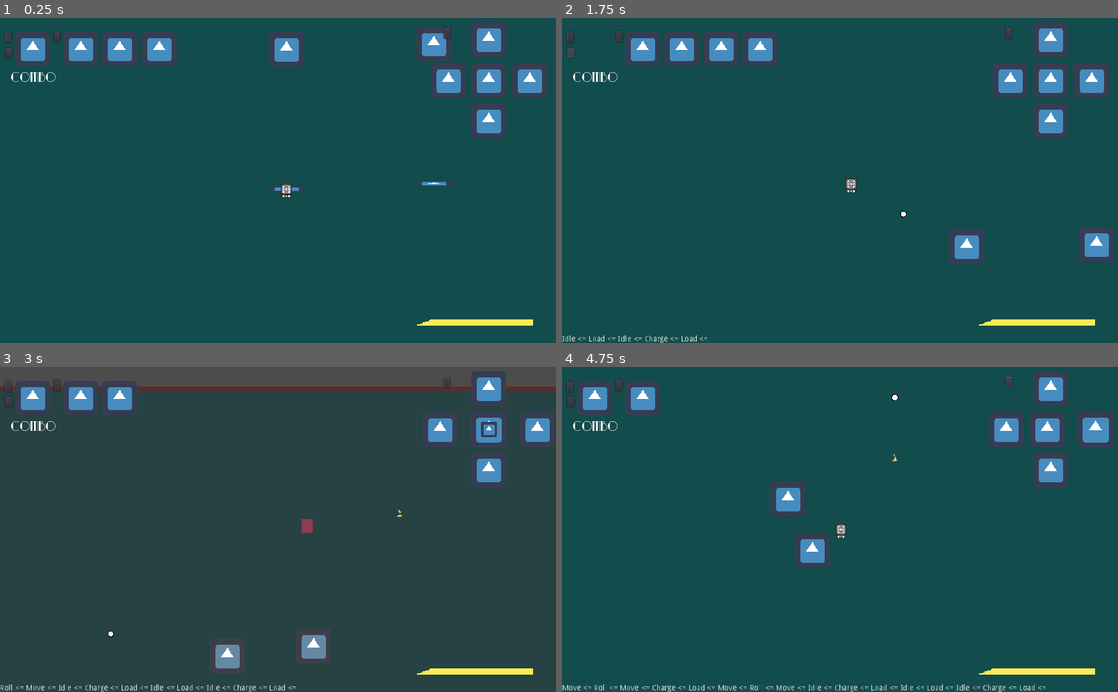
Above: before the commit, frames 1-4 (two rows, left to right).
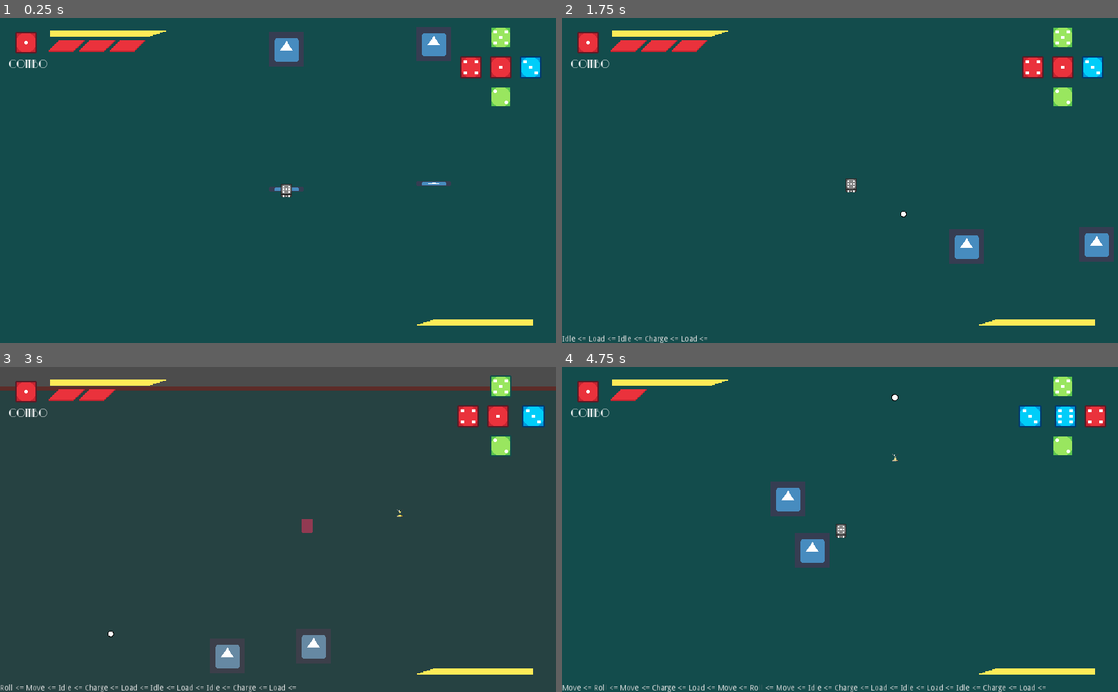
Above: after the commit, the same moments.

Repository: andrebariani/gmtk2022
Game: Godot game, scene res://src/Main.tscn
Same seed, same stepped clock (60 frames per second), same inputs: the game is played once before the commit and once after it. The engine's default icon, where the game draws it, is replaced by a stand-in: a white triangle on a blue panel in a dark square.
Inputs (mouse positions are in pixels of both pictures, inside the frame that each line leads up to):
- Up to frame 1 (0.25 s): no input
- Up to frame 2 (1.75 s): click (617, 37) at 0.52 s; click (573, 53) at 1.27 s
- Up to frame 3 (3 s): click (444, 383) at 2.02 s; tap Enter (ui_accept) at 2.75 s; move the mouse to (400, 513) at 2.77 s; hold D (move_right) from 2.78 s (still down); tap Space (roll) at 2.85 s
- Up to frame 4 (4.75 s): tap Enter (ui_accept) at 3.02, 3.77 s; move the mouse to (728, 545) at 3.52 s; release D (move_right) at 3.53 s; hold S (move_down) 3.53-4.28 s; click (728, 545) at 3.6 s; tap Space (roll) at 3.8, 4.35 s; move the mouse to (895, 458) at 4.27 s; hold D (move_right) from 4.28 s (still down)

The runs differ from the first frame. In frame 1, 6.9% of the frame differs, in the area x 0-99%, y 1-95%; in frame 2, 7.2%; in frame 3, 4.4%; in frame 4, 5.8%.

Commit message:
rework da ui

Diff:
--- a/src/entities/player/DieFace.gd
+++ b/src/entities/player/DieFace.gd
@@ -16,10 +16,10 @@
 
 func roll_down():
 	var f = faces.duplicate()
-	faces[Constants.FRONT] = f[Constants.TOP]
-	faces[Constants.TOP] = f[Constants.BEHIND]
-	faces[Constants.BEHIND] = f[Constants.DOWN]
-	faces[Constants.DOWN] = f[Constants.FRONT]
+	faces[Constants.BEHIND] = f[Constants.TOP]
+	faces[Constants.TOP] = f[Constants.FRONT]
+	faces[Constants.FRONT] = f[Constants.DOWN]
+	faces[Constants.DOWN] = f[Constants.BEHIND]
 
 func roll_right():
 	var f = faces.duplicate()
@@ -30,10 +30,10 @@
 
 func roll_up():
 	var f = faces.duplicate()
-	faces[Constants.BEHIND] = f[Constants.TOP]
-	faces[Constants.TOP] = f[Constants.FRONT]
-	faces[Constants.FRONT] = f[Constants.DOWN]
-	faces[Constants.DOWN] = f[Constants.BEHIND]
+	faces[Constants.FRONT] = f[Constants.TOP]
+	faces[Constants.TOP] = f[Constants.BEHIND]
+	faces[Constants.BEHIND] = f[Constants.DOWN]
+	faces[Constants.DOWN] = f[Constants.FRONT]
 
 
 func get_face(face):
--- a/src/ui/Combo.gd
+++ b/src/ui/Combo.gd
@@ -17,9 +17,9 @@
 func trigger_combo():
 	back.visible = false
 	tween.interpolate_property(popper, "rect_position",
-		Vector2(0, 0), Vector2(305, 0), 0.3, Tween.TRANS_QUAD, Tween.EASE_IN, 0.1)
+		Vector2(0, 0), Vector2(280, 0), 0.3, Tween.TRANS_QUAD, Tween.EASE_IN, 0.1)
 	tween.interpolate_property(popper, "rect_position",
-		Vector2(305, 0), Vector2(0, 0), 0.25, Tween.TRANS_BACK, Tween.EASE_IN, 0.45)
+		Vector2(280, 0), Vector2(0, 0), 0.25, Tween.TRANS_BACK, Tween.EASE_IN, 0.45)
 
 	tween.interpolate_property(popper, "rect_rotation",
 		0, 360, 0.4, Tween.TRANS_BACK)
--- a/src/ui/DiceFaces.gd
+++ b/src/ui/DiceFaces.gd
@@ -5,7 +5,7 @@
 
 onready var face_positions = {
 	Constants.TOP:[Vector2(0, 0), Vector2(1, 1)],
-	Constants.DOWN:[Vector2(16, 16), Vector2(0.5, 0.5)],
+	Constants.DOWN:[Vector2(10, 10), Vector2(0.5, 0.5)],
 	Constants.LEFT:[Vector2(-face_distance, 0), Vector2(1, 1)],
 	Constants.RIGHT:[Vector2(face_distance, 0), Vector2(1, 1)],
 	Constants.BEHIND:[Vector2(0, -face_distance), Vector2(1, 1)],
--- a/src/ui/Healthbar.gd
+++ b/src/ui/Healthbar.gd
@@ -1,19 +1,20 @@
 extends Control
 
 onready var tween = $Tween
+onready var hps = $Slots
 
 func set_health(health):
-	for i in range(get_child_count()-1):
+	for i in range(hps.get_child_count()):
 		if i <= health-1:
-			if !get_child(i).visible:
-				get_child(i).visible = true
-				tween.interpolate_property(get_child(i), 'rect_scale',
+			if !hps.get_child(i).visible:
+				hps.get_child(i).visible = true
+				tween.interpolate_property(hps.get_child(i), 'rect_scale',
 					null, Vector2(1, 1), 0.1, Tween.TRANS_BACK, Tween.EASE_IN)
 		else:
-			if get_child(i).visible:
-				tween.interpolate_property(get_child(i), 'rect_scale',
+			if hps.get_child(i).visible:
+				tween.interpolate_property(hps.get_child(i), 'rect_scale',
 					null, Vector2(0, 0), 0.1, Tween.TRANS_BACK, Tween.EASE_IN)
-				tween.interpolate_property(get_child(i), 'visible',
+				tween.interpolate_property(hps.get_child(i), 'visible',
 					null, false, 0.1, Tween.TRANS_BACK, Tween.EASE_IN, 0.1)
 
 		tween.start()
--- a/src/ui/UI.gd
+++ b/src/ui/UI.gd
@@ -14,6 +14,7 @@
 	$HealthButton.visible = debug
 	$DiceButton.visible = debug
 	$ComboButton.visible = debug
+	$FinishButton.visible = debug
 
 
 func set_next_combo_face(face_number):
--- a/src/ui/UI.tscn
+++ b/src/ui/UI.tscn
@@ -1,6 +1,6 @@
-[gd_scene load_steps=11 format=2]
-
-[ext_resource path="res://icon.png" type="Texture" id=1]
+[gd_scene load_steps=17 format=2]
+
+[ext_resource path="res://assets/sprites/ui/health_pip.png" type="Texture" id=1]
 [ext_resource path="res://src/ui/UI.gd" type="Script" id=2]
 [ext_resource path="res://src/ui/Healthbar.gd" type="Script" id=3]
 [ext_resource path="res://assets/fonts/ParkLaneNF.ttf" type="DynamicFontData" id=4]
@@ -8,9 +8,15 @@
 [ext_resource path="res://src/ui/DiceFaces.gd" type="Script" id=6]
 [ext_resource path="res://assets/fonts/RialtoNF.ttf" type="DynamicFontData" id=7]
 [ext_resource path="res://assets/sprites/ui/score_detail.png" type="Texture" id=8]
+[ext_resource path="res://assets/dice/faces/one.png" type="Texture" id=9]
+[ext_resource path="res://assets/dice/faces/six.png" type="Texture" id=10]
+[ext_resource path="res://assets/dice/faces/four.png" type="Texture" id=11]
+[ext_resource path="res://assets/dice/faces/two.png" type="Texture" id=12]
+[ext_resource path="res://assets/dice/faces/five.png" type="Texture" id=13]
+[ext_resource path="res://assets/dice/faces/three.png" type="Texture" id=14]
 
 [sub_resource type="DynamicFont" id=1]
-size = 24
+size = 20
 font_data = ExtResource( 4 )
 
 [sub_resource type="DynamicFont" id=2]
@@ -26,7 +32,8 @@
 "_edit_lock_": true,
 "_edit_use_anchors_": false
 }
-faces = [ ExtResource( 1 ), ExtResource( 1 ), ExtResource( 1 ), ExtResource( 1 ), ExtResource( 1 ), ExtResource( 1 ) ]
+debug = false
+faces = [ ExtResource( 9 ), ExtResource( 12 ), ExtResource( 14 ), ExtResource( 11 ), ExtResource( 13 ), ExtResource( 10 ) ]
 
 [node name="Healthbar" type="Control" parent="."]
 margin_left = 116.0
@@ -38,39 +45,69 @@
 "_edit_use_anchors_": false
 }
 
-[node name="Health1" type="TextureRect" parent="Healthbar"]
+[node name="Slots" type="Control" parent="Healthbar"]
+margin_left = -10.0
+margin_top = -3.0
+margin_right = -10.0
+margin_bottom = -3.0
+__meta__ = {
+"_edit_use_anchors_": false
+}
+
+[node name="Health1" type="TextureRect" parent="Healthbar/Slots"]
+margin_left = 16.0
+margin_top = 51.0
+margin_right = 49.0
+margin_bottom = 62.0
+rect_scale = Vector2( 2, 2 )
 rect_pivot_offset = Vector2( 32, 32 )
 texture = ExtResource( 1 )
 __meta__ = {
-"_edit_lock_": true,
-"_edit_use_anchors_": false
-}
-
-[node name="Health2" type="TextureRect" parent="Healthbar"]
+"_edit_use_anchors_": false
+}
+
+[node name="Health2" type="TextureRect" parent="Healthbar/Slots"]
 margin_left = 72.0
-margin_right = 136.0
-margin_bottom = 64.0
+margin_top = 51.0
+margin_right = 105.0
+margin_bottom = 62.0
+rect_scale = Vector2( 2, 2 )
 rect_pivot_offset = Vector2( 32, 32 )
 texture = ExtResource( 1 )
 __meta__ = {
-"_edit_lock_": true,
-"_edit_use_anchors_": false
-}
-
-[node name="Health3" type="TextureRect" parent="Healthbar"]
-margin_left = 145.0
-margin_right = 209.0
-margin_bottom = 64.0
+"_edit_use_anchors_": false
+}
+
+[node name="Health3" type="TextureRect" parent="Healthbar/Slots"]
+margin_left = 128.0
+margin_top = 51.0
+margin_right = 161.0
+margin_bottom = 62.0
+rect_scale = Vector2( 2, 2 )
 rect_pivot_offset = Vector2( 32, 32 )
 texture = ExtResource( 1 )
 __meta__ = {
-"_edit_lock_": true,
 "_edit_use_anchors_": false
 }
 
 [node name="Tween" type="Tween" parent="Healthbar"]
 
+[node name="Detail" type="TextureRect" parent="Healthbar"]
+modulate = Color( 1, 0.921569, 0.341176, 1 )
+margin_left = -24.0
+margin_top = -2.0
+margin_right = 83.0
+margin_bottom = 4.0
+rect_scale = Vector2( 2, 2 )
+texture = ExtResource( 8 )
+flip_h = true
+flip_v = true
+__meta__ = {
+"_edit_use_anchors_": false
+}
+
 [node name="HealthButton" type="Button" parent="."]
+visible = false
 margin_left = 99.0
 margin_top = 24.0
 margin_right = 111.0
@@ -90,20 +127,20 @@
 }
 
 [node name="Back" type="TextureRect" parent="Combo"]
-margin_right = 64.0
-margin_bottom = 64.0
-texture = ExtResource( 1 )
+margin_right = 40.0
+margin_bottom = 40.0
+texture = ExtResource( 9 )
 __meta__ = {
 "_edit_use_anchors_": false
 }
 
 [node name="Popper" type="TextureRect" parent="Combo"]
-margin_right = 64.0
-margin_bottom = 64.0
-grow_horizontal = 2
-grow_vertical = 2
-rect_pivot_offset = Vector2( 32, 32 )
-texture = ExtResource( 1 )
+margin_right = 40.0
+margin_bottom = 40.0
+grow_horizontal = 2
+grow_vertical = 2
+rect_pivot_offset = Vector2( 20, 20 )
+texture = ExtResource( 9 )
 __meta__ = {
 "_edit_use_anchors_": false
 }
@@ -113,10 +150,10 @@
 anchor_top = 1.0
 anchor_right = 0.5
 anchor_bottom = 1.0
-margin_left = -11.0
-margin_top = 71.0
-margin_right = 76.0
-margin_bottom = 99.0
+margin_left = -14.0
+margin_top = 50.0
+margin_right = 60.0
+margin_bottom = 73.0
 grow_horizontal = 2
 grow_vertical = 2
 custom_fonts/font = SubResource( 1 )
@@ -149,29 +186,31 @@
 [node name="DiceFaces" type="Control" parent="."]
 anchor_left = 1.0
 anchor_right = 1.0
-margin_left = -156.0
-margin_top = 83.0
-margin_right = -156.0
-margin_bottom = 83.0
+margin_left = -122.0
+margin_top = 71.0
+margin_right = -122.0
+margin_bottom = 71.0
 script = ExtResource( 6 )
 __meta__ = {
 "_edit_use_anchors_": false
 }
+face_distance = 55
 
 [node name="6" type="TextureRect" parent="DiceFaces"]
 anchor_left = 0.5
 anchor_top = 0.5
 anchor_right = 0.5
 anchor_bottom = 0.5
-margin_left = 16.0
-margin_top = 16.0
-margin_right = 80.0
-margin_bottom = 80.0
+margin_left = 10.0
+margin_top = 10.0
+margin_right = 74.0
+margin_bottom = 74.0
 grow_horizontal = 2
 grow_vertical = 2
 rect_scale = Vector2( 0.5, 0.5 )
-texture = ExtResource( 1 )
-__meta__ = {
+texture = ExtResource( 10 )
+__meta__ = {
+"_edit_lock_": true,
 "_edit_use_anchors_": false
 }
 
@@ -180,12 +219,13 @@
 anchor_top = 0.5
 anchor_right = 0.5
 anchor_bottom = 0.5
-margin_right = 64.0
-margin_bottom = 64.0
-grow_horizontal = 2
-grow_vertical = 2
-texture = ExtResource( 1 )
-__meta__ = {
+margin_right = 40.0
+margin_bottom = 40.0
+grow_horizontal = 2
+grow_vertical = 2
+texture = ExtResource( 9 )
+__meta__ = {
+"_edit_lock_": true,
 "_edit_use_anchors_": false
 }
 
@@ -194,13 +234,14 @@
 anchor_top = 0.5
 anchor_right = 0.5
 anchor_bottom = 0.5
-margin_top = 75.0
-margin_right = 64.0
-margin_bottom = 139.0
-grow_horizontal = 2
-grow_vertical = 2
-texture = ExtResource( 1 )
-__meta__ = {
+margin_top = 55.0
+margin_right = 40.0
+margin_bottom = 95.0
+grow_horizontal = 2
+grow_vertical = 2
+texture = ExtResource( 12 )
+__meta__ = {
+"_edit_lock_": true,
 "_edit_use_anchors_": false
 }
 
@@ -209,13 +250,14 @@
 anchor_top = 0.5
 anchor_right = 0.5
 anchor_bottom = 0.5
-margin_left = 75.0
-margin_right = 139.0
-margin_bottom = 64.0
-grow_horizontal = 2
-grow_vertical = 2
-texture = ExtResource( 1 )
-__meta__ = {
+margin_left = 55.0
+margin_right = 95.0
+margin_bottom = 40.0
+grow_horizontal = 2
+grow_vertical = 2
+texture = ExtResource( 14 )
+__meta__ = {
+"_edit_lock_": true,
 "_edit_use_anchors_": false
 }
 
@@ -224,13 +266,14 @@
 anchor_top = 0.5
 anchor_right = 0.5
 anchor_bottom = 0.5
-margin_left = -75.0
-margin_right = -11.0
-margin_bottom = 64.0
-grow_horizontal = 2
-grow_vertical = 2
-texture = ExtResource( 1 )
-__meta__ = {
+margin_left = -55.0
+margin_right = -15.0
+margin_bottom = 40.0
+grow_horizontal = 2
+grow_vertical = 2
+texture = ExtResource( 11 )
+__meta__ = {
+"_edit_lock_": true,
 "_edit_use_anchors_": false
 }
 
@@ -239,19 +282,21 @@
 anchor_top = 0.5
 anchor_right = 0.5
 anchor_bottom = 0.5
-margin_top = -75.0
-margin_right = 64.0
-margin_bottom = -11.0
-grow_horizontal = 2
-grow_vertical = 2
-texture = ExtResource( 1 )
-__meta__ = {
+margin_top = -55.0
+margin_right = 40.0
+margin_bottom = -15.0
+grow_horizontal = 2
+grow_vertical = 2
+texture = ExtResource( 13 )
+__meta__ = {
+"_edit_lock_": true,
 "_edit_use_anchors_": false
 }
 
 [node name="Tween" type="Tween" parent="DiceFaces"]
 
 [node name="DiceButton" type="Button" parent="."]
+visible = false
 margin_left = 817.0
 margin_top = 18.0
 margin_right = 829.0
Binary file added: assets/dice/faces/five.png
Binary file added: assets/dice/faces/four.png
Binary file added: assets/dice/faces/one.png
Binary file added: assets/dice/faces/six.png
Binary file added: assets/dice/faces/three.png
Binary file added: assets/dice/faces/two.png
Binary file added: assets/sprites/ui/health_pip.png
Binary file changed: assets/sprites/ui/score_detail.png
